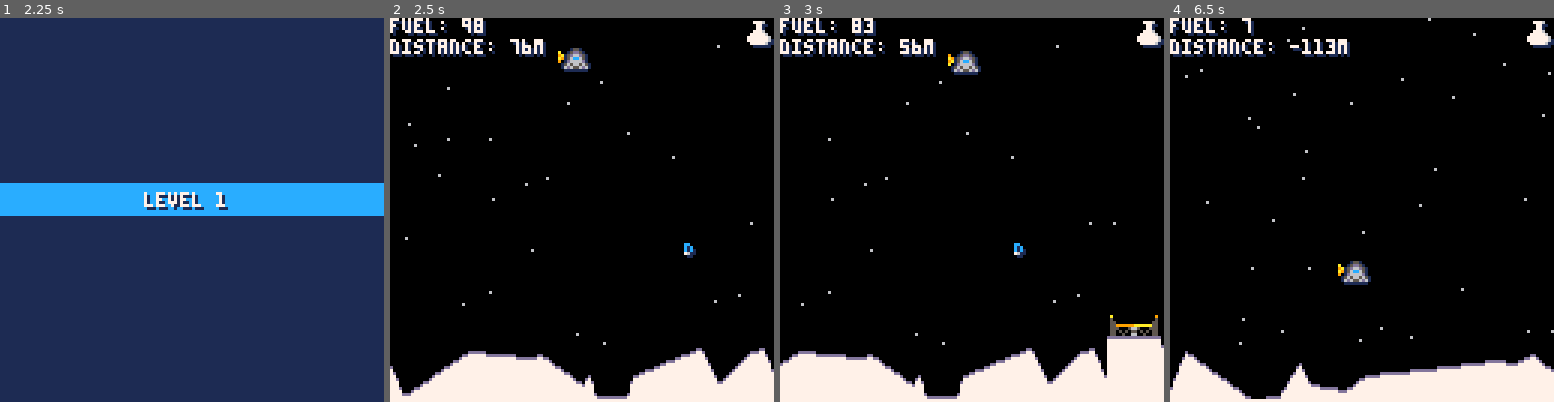
Above: before the commit, frames 1-4 (left to right).
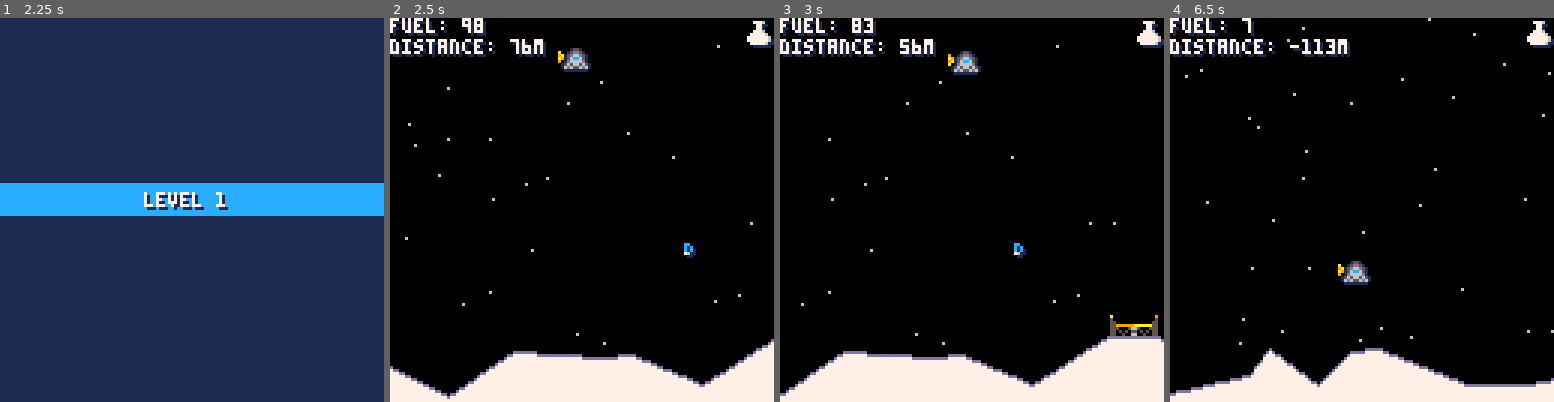
Above: after the commit, the same moments.

Repository: lewsid/moon-missions
Game: PICO-8 cartridge munlander.p8
Two runs of this game, one before a commit and one after it. Both use one fixed random seed, a clock stepped at 60 frames per second and the inputs below.
Inputs:
- Up to frame 1 (2.25 s): tap X (X key) at 0.33, 1.07, 1.85 s; hold Right 1.6-2.1 s; hold Up from 2.15 s (still down)
- Up to frame 2 (2.5 s): release Up at 2.42 s; hold Right from 2.47 s (still down)
- Up to frame 3 (3 s): keep holding Right; tap X (X key) at 2.97 s
- Up to frame 4 (6.5 s): release Right at 3.03 s; hold Left 3.08-3.58 s; hold Right 4.02-4.68 s; tap X (X key) at 4.08, 5.2, 6.32 s; hold Up 4.73-5.03 s; hold Left 5.08-5.68 s; hold Right from 6.08 s (still down)

Frame 1 is identical in both runs. In frame 2, 4.9% of the frame differs, in the area x 0-100%, y 83-100%; in frame 3, 4.3%; in frame 4, 5.7%, in the area x 0-100%, y 85-100%.

Commit message:
refined terrain awareness of pad to prevent pad spawn issues

Diff:
--- a/munlander.p8
+++ b/munlander.p8
@@ -1,10 +1,10 @@
 pico-8 cartridge // http://www.pico-8.com
 version 27
 __lua__
--- mun lander alpha.0.86
--- by lewsidboi, 2020
-
-version="a.0.86"
+-- mun lander alpha.0.87
+-- by lewsidboi/smolboigames, 2020
+
+version="a.0.87"
 
 --game parameters
 config={
@@ -81,7 +81,7 @@
 		pad_x=130,  --distance to landing pad
 		pad_y=90,   --height of landing pad
 		pickups=2,  --number of pickups
-		jag_rate=25 --terrain jagginess
+		jag_rate=35 --terrain jagginess (higher=flatter, lower than 5 causes mem issues)
 	}
 	levels[2]={
 		pad_x=150,
@@ -187,8 +187,8 @@
 
 		--check for the pad
 		--and draw around it
-		if(new_edge>=pad.x and
-			new_edge<=pad.x+pad.width) then
+		if(new_edge>pad.x and
+		 config.last_edge<pad.x+pad.width) then
 	 	new_edge=pad.x
 	 	new_top=pad.y+pad.height
 	 	add(ground_lines,{x=pad.x-1,
@@ -729,7 +729,7 @@
 --[ ] fix pickup spawning
 --    inside terrain bug
 
---[ ] fix pad spawning in air bug
+--[❎] fix pad spawning in air bug
 __gfx__
 00000000000000000000000000000000000aa000000aa00000000000000000000000000000000000000000000000000000000000000000000000000000000000
 0000000000055000111111100000000009a99a900a9aa9a000011000000000000000000000000000000000000000000000000000000000000000000000000000
